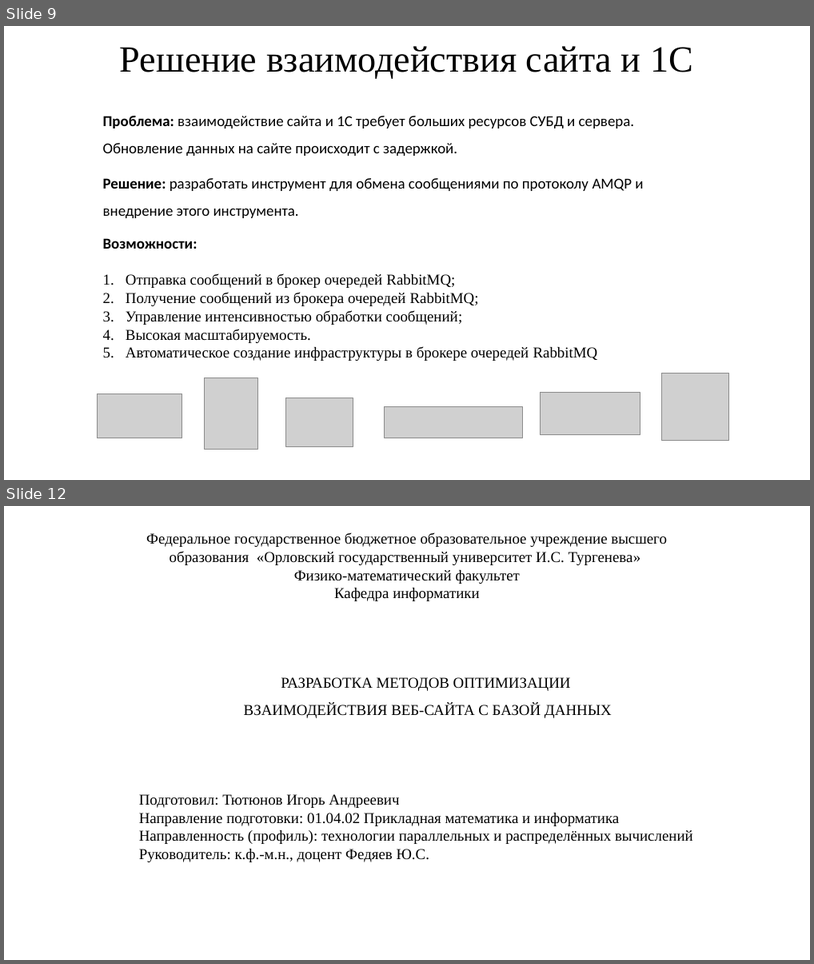
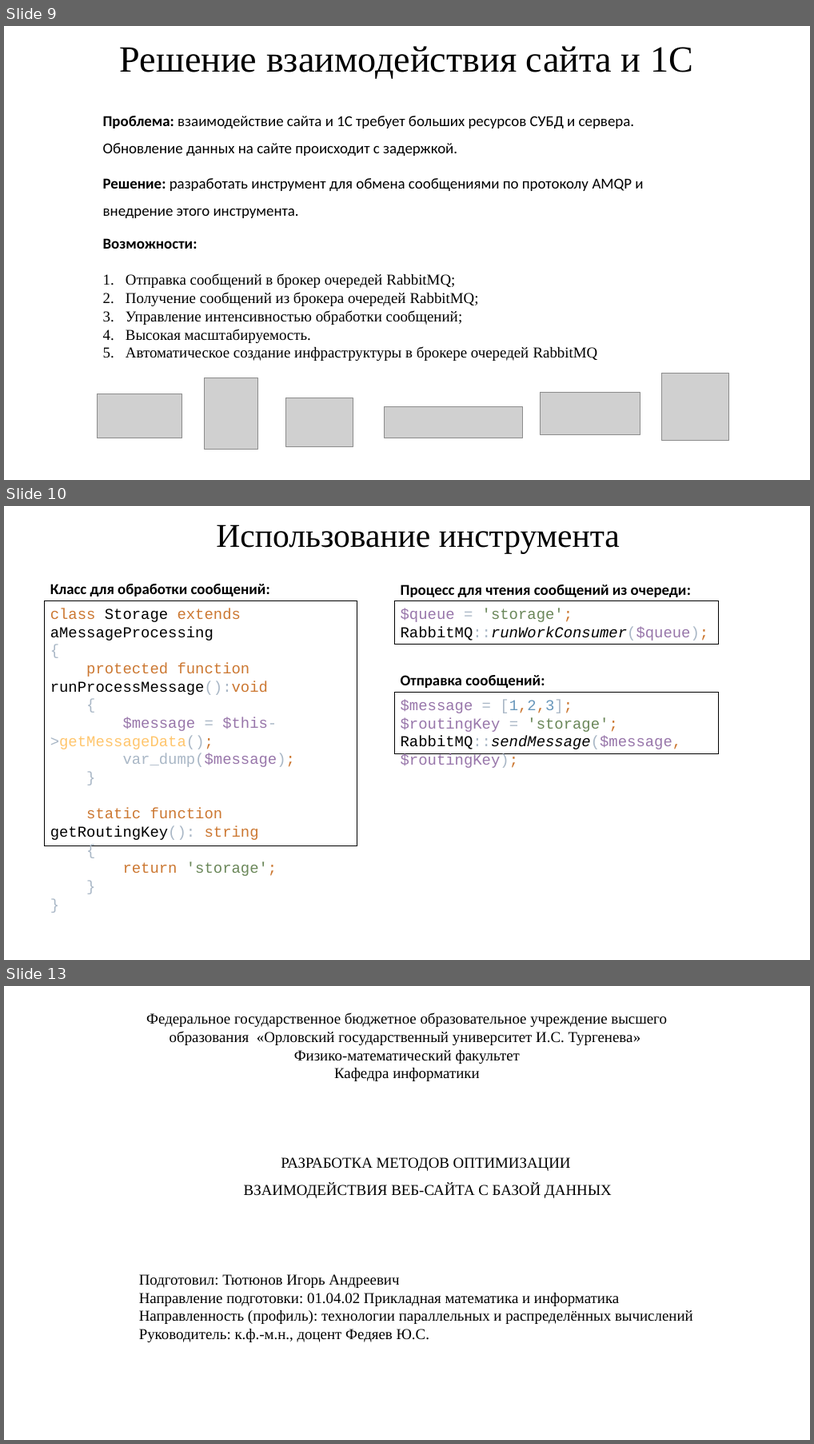
Before and after one commit to IgorTyutyunov/-, a slide deck: ВКР_5.pptx. Shown one above the other, each under a label of ours: slides 9 and 12 before the commit, slides 9, 10 and 13 after it; the slides between them are not shown. The pictures are 814x964 and 814x1444 pixels, drawn with LibreOffice and Linux fonts; fonts in the diff are those of the drawing; grey boxes stand for pictures. Boxes give left, top, right and bottom in pixels: in the first picture for what was removed or moved away, otherwise in the second. Text is boxed around its words. In the diff, an @@ line names an element or a change of style, - is before the commit and + after.

```diff
--- a/ВКР_5.pptx
+++ b/ВКР_5.pptx
@@ slide 10 added at [4,506,810,960], background #FFFFFF @@
@@ title added at [216,524,620,553], 39.6 pt, text #000000 @@
+Использование инструмента
@@ rectangle added at [45,601,358,845], outline #000000 0.75 pt, 18 pt, text #CC7832 @@
+class Storage extends aMessageProcessing
+{
+protected function runProcessMessage():void
+{
+$message = $this->getMessageData();
+var_dump($message);
+}
+static function getRoutingKey(): string
+{
+return 'storage';
+}
+}
@@ text added at [50,584,270,596], 18 pt, text #000000, bold @@
+Класс для обработки сообщений:
@@ rectangle added at [394,601,719,644], outline #000000 0.75 pt, 18 pt, text #000000 @@
+$queue = 'storage';
+RabbitMQ::runWorkConsumer($queue);
@@ text added at [401,584,691,597], 18 pt, text #000000, bold @@
+Процесс для чтения сообщений из очереди:
@@ rectangle added at [394,692,719,753], outline #000000 0.75 pt, 18 pt, text #9876AA @@
+$message = [1,2,3];
+$routingKey = 'storage';
+RabbitMQ::sendMessage($message, $routingKey);
@@ text added at [401,675,545,688], 18 pt, text #000000, bold @@
+Отправка сообщений:
@@ what was slide 12 is now slide 13 @@
```
Also in this commit, not shown: 2 slides changed, 1 other slide added, 1 slide removed.
